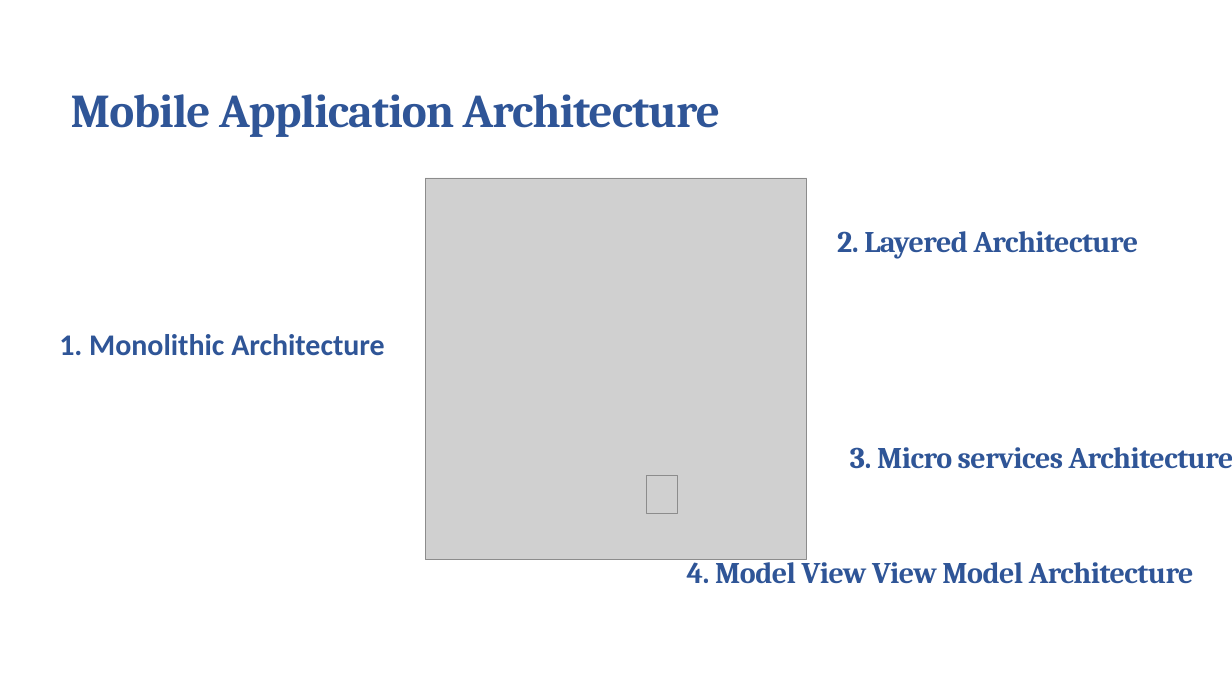
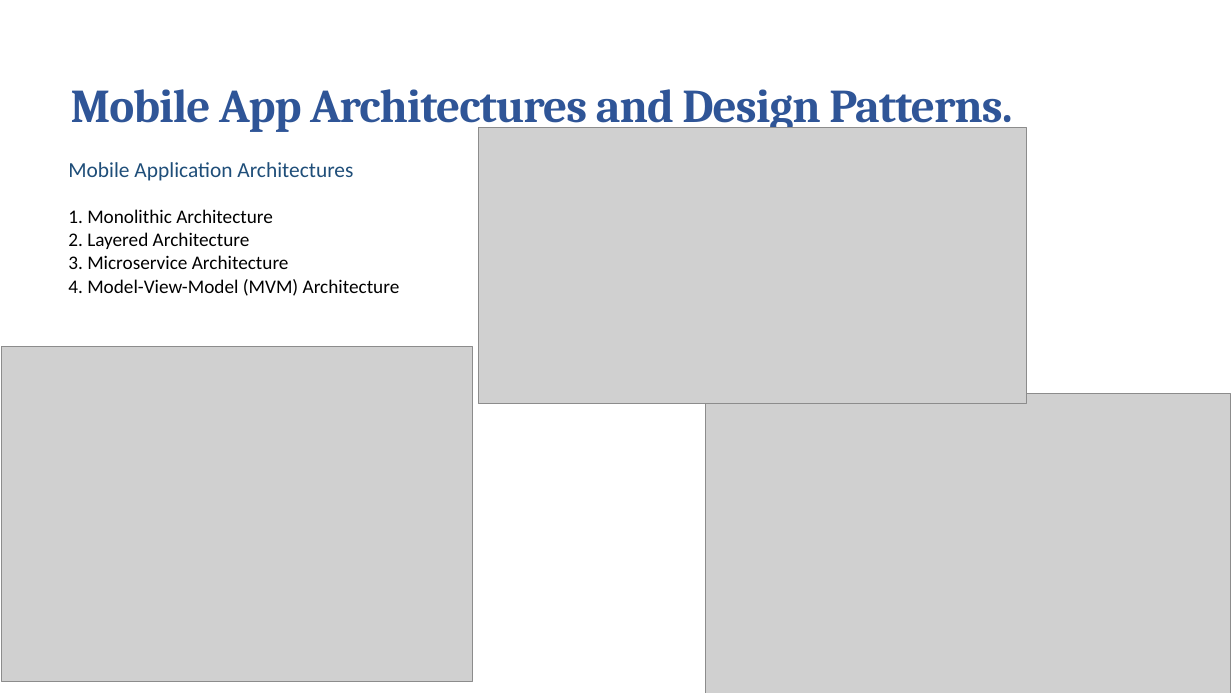
Before and after one commit to Pascaline-sudo/Group_1, a slide deck: slide 6 of Task 1 Powerpoint.pptx (slide 7 before the commit). Drawn at 1232x693 pixels with LibreOffice and Linux fonts; fonts in the diff are those of the drawing; grey boxes stand for pictures; background and template pictures are left out. Boxes give left, top, right and bottom in pixels: in the first picture for what was removed or moved away, otherwise in the second. Text is boxed around its words. In the diff, an @@ line names an element or a change of style, - is before the commit and + after.

```diff
--- a/Task 1 Powerpoint.pptx
+++ b/Task 1 Powerpoint.pptx
@@ text at bbox=[71, 89, 1012, 132]: text changed @@
-Mobile Application Architecture
+Mobile App Architectures and Design Patterns.
@@ picture added at bbox=[478, 128, 1026, 403] @@
@@ text added at bbox=[68, 162, 400, 296], 18 pt, text #000000 @@
+Mobile Application Architectures
+1. Monolithic Architecture
+2. Layered Architecture
+3. Microservice Architecture
+4. Model-View-Model (MVM) Architecture
@@ picture removed at bbox=[425, 178, 807, 560] @@
@@ text removed at bbox=[837, 231, 1139, 259] @@
-2. Layered Architecture
@@ picture added at bbox=[2, 346, 473, 681] @@
@@ text removed at bbox=[59, 334, 385, 356] @@
-1. Monolithic Architecture
@@ picture added at bbox=[705, 393, 1230, 693] @@
@@ text removed at bbox=[850, 447, 1232, 469] @@
-3. Micro services Architecture
@@ picture removed at bbox=[647, 475, 677, 513] @@
@@ text removed at bbox=[687, 555, 1194, 583] @@
-4. Model View View Model Architecture
```
Also in this commit, not shown: 8 other slides changed, 2 slides added, 3 slides removed.
